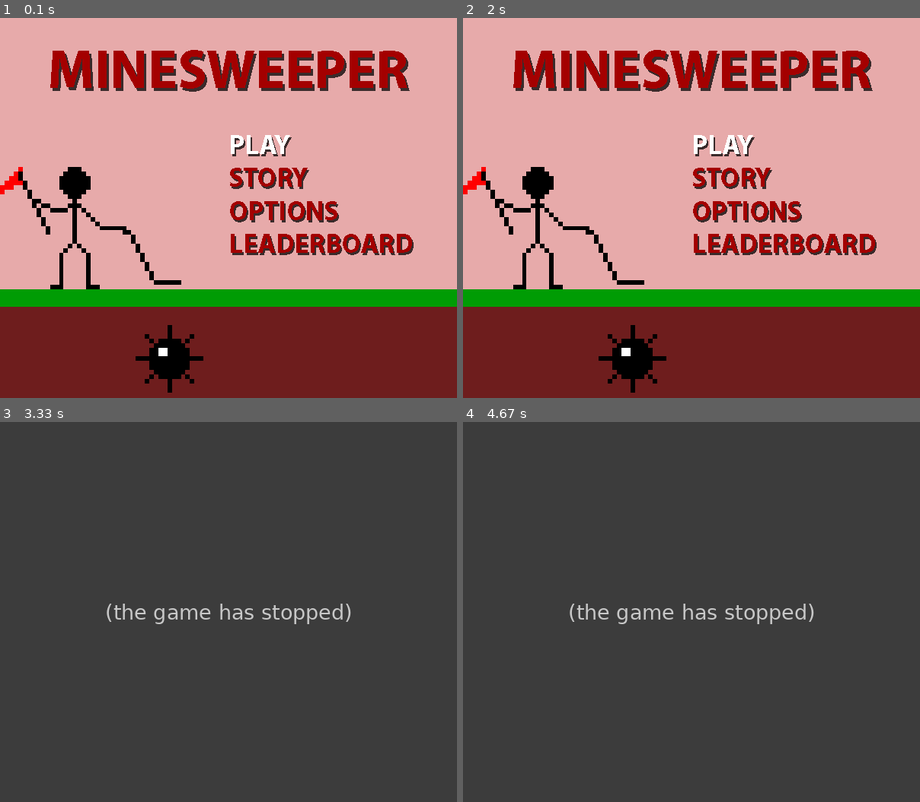
Above: before the commit, frames 1-4 (two rows, left to right).
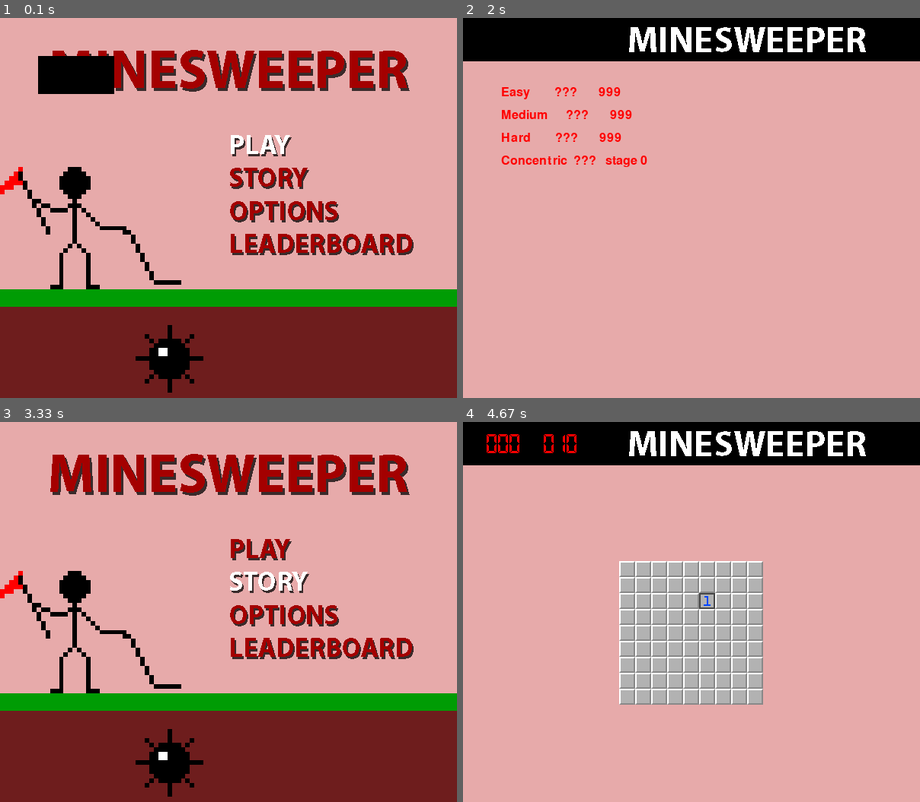
Above: after the commit, the same moments.

Repository: marleysudbury/minesweeper-pygame
Game: pygame game, started from game.py
Two runs of this game, one before a commit and one after it. Both use one fixed random seed, a clock stepped at 60 frames per second and the inputs below.
Inputs (mouse positions are in pixels of both pictures, inside the frame that each line leads up to):
- Up to frame 1 (0.1 s): no input
- Up to frame 2 (2 s): type "ann" at 0.33 s; tap Enter at 0.67 s; hold Backspace 0.88-1.35 s; move the mouse to (581, 211) at 0.92 s; click (856, 341) at 1.48 s; hold Esc from 1.77 s (still down); move the mouse to (700, 78) at 1.8 s
- Up to frame 3 (3.33 s): release Esc at 2.23 s; tap Backspace at 2.32 s; hold Esc from 3.2 s (still down); move the mouse to (347, 577) at 3.23 s
- Up to frame 4 (4.67 s): release Esc at 3.67 s; click (545, 650) at 3.8 s; click (558, 539) at 4.13 s; click (709, 596) at 4.5 s

The runs differ from the first frame. In frame 1, 1.7% of the frame differs, in the area x 8-25%, y 10-20%; in frame 2, 50%; in frame 3, 98%; in frame 4, 100%, in the area x 0-100%, y 0-100%.
Before the commit the program exited at 3.2 s; later frames show no game.

Commit message:
Added TextBox class. It can be typed into.

Diff:
--- a/game.py
+++ b/game.py
@@ -7,6 +7,7 @@
 import time
 from tile import Tile
 from counter import Counter
+from text_box import TextBox
 
 
 class Game:
@@ -56,6 +57,8 @@
         self.sounds["explosion1"].play()
 
         self.load_leaderboard()
+
+        self.box = TextBox(50, 50, 100, 50)
 
     def loop(self):
         """The game loop."""
@@ -114,6 +117,9 @@
                     self.game_display.blit(self.images["WIN"], (0, 0))
             elif self.game_state == "LEADERBOARD":
                 self.display_leaderboard()
+
+            if self.box != None:
+                self.box.draw(self)
             pygame.display.update()
         pygame.quit()
         quit()
@@ -157,12 +163,17 @@
         self.game_display.blit(hard, (50, 150))
         self.game_display.blit(concentric, (50, 180))
 
+    def get_name(self):
+        self.box = TextBox(50, 50, 100, 20)
+        return box.get_val()
+
     def win(self):
+        # TODO: refactor the heck out of this plz
         self.won = True
         self.timer = False
         if self.game_mode == "EASY":
             if self.time.get_val() < int(self.leaderboard[0][1]):
-                self.leaderboard[0][0] = "MSR"
+                self.leaderboard[0][0] = self.get_name()
                 self.leaderboard[0][1] = "{:0>3}".format(self.time.get_val())
         if self.game_mode == "MEDIUM":
             if self.time.get_val() < int(self.leaderboard[1][1]):
@@ -492,7 +503,14 @@
                     elif self.background == self.images["RETURN_TO_MENU"]:
                         self.game_state = "MENU"
             if event.type == pygame.KEYDOWN:
-                if event.key == pygame.K_ESCAPE:
+                if self.box != None:
+                    if event.key == pygame.K_ESCAPE:
+                        self.box = None
+                    elif event.key == pygame.K_RETURN:
+                        print("Enter the wagen")
+                    else:
+                        self.box.key_response(event)
+                elif event.key == pygame.K_ESCAPE:
                     # Sound effect
                     saying = random.randint(0, 2)
                     if saying == 0:
--- /dev/null
+++ b/text_box.py
@@ -0,0 +1,45 @@
+import pygame
+import time
+
+
+class TextBox:
+    def __init__(self, x, y, w, h, limit=3):
+        """Initialise tiles."""
+        self.x = x
+        self.y = y
+        self.w = w
+        self.h = h
+        self.value = ""
+        self.limit = limit
+
+    def get_val(self):
+        return self.value
+
+    def key_response(self, event):
+        if event.key == pygame.K_BACKSPACE:
+            if len(self.value) > 0:
+                self.value = self.value[:-1]
+        else:
+            if not self.too_big():
+                self.value += event.unicode
+                self.value = self.value.upper()
+
+    def too_big(self):
+        if len(self.value) < self.limit:
+            return False
+        else:
+            return True
+
+    def draw(self, parent):
+        font = pygame.font.SysFont('calibritff', 48)
+        img = font.render(self.value, True, (255, 255, 255))
+        rect = img.get_rect()
+        back_rect = pygame.Rect(self.x, self.y, self.w, self.h)
+        rect.topleft = (self.x+10, self.y+10)
+        cursor = pygame.Rect(
+            (rect.bottomright[0], rect.bottomright[1]-5), (20, 5))
+
+        pygame.draw.rect(parent.game_display, (0, 0, 0), back_rect)
+        if time.time() % 1 > 0.5 and not self.too_big():
+            pygame.draw.rect(parent.game_display, (255, 255, 255), cursor)
+        parent.game_display.blit(img, rect)
